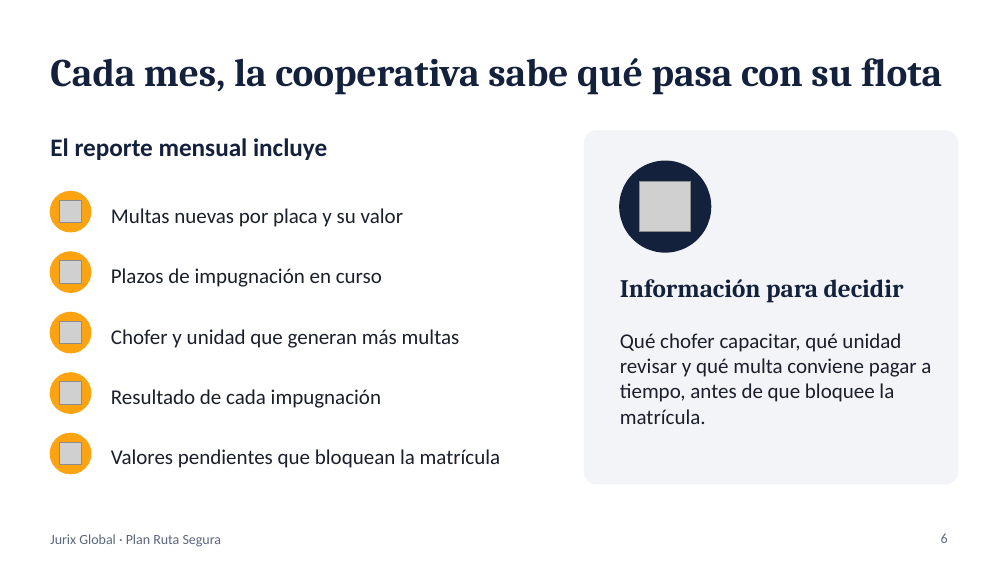
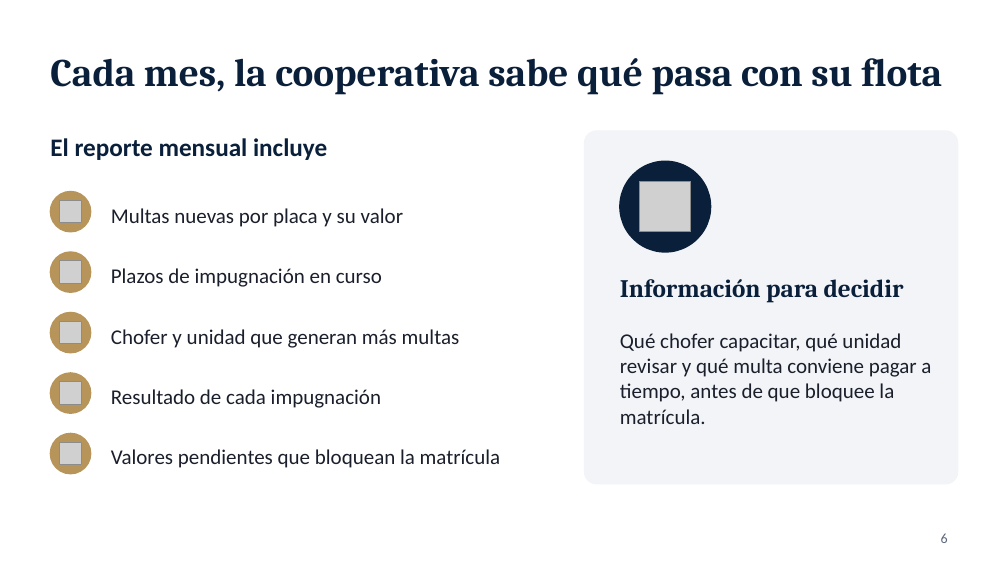
Before and after one commit to fernandotufino1983-arch/Almacenamiento-claude, a slide deck: slide 6 of jurix-global/presentacion-plan-ruta-segura.pptx. Drawn at 1008x567 pixels with LibreOffice and Linux fonts; fonts in the diff are those of the drawing; grey boxes stand for pictures; background and template pictures are left out. Boxes give left, top, right and bottom in pixels: in the first picture for what was removed or moved away, otherwise in the second. Text is boxed around its words. In the diff, an @@ line names an element or a change of style, - is before the commit and + after.

```diff
--- a/jurix-global/presentacion-plan-ruta-segura.pptx
+++ b/jurix-global/presentacion-plan-ruta-segura.pptx
@@ fill #FCA311 to #B7955A; outline #FCA311 1 pt to #B7955A 1 pt in 5 elements at (50,192,91,232), (50,252,91,292), (50,312,91,353), (50,373,91,413), (50,433,91,474) @@
@@ text removed at (50,534,222,547) @@
-Jurix Global · Plan Ruta Segura
```
Also in this commit, not shown: 9 other slides changed, 5 other files.
